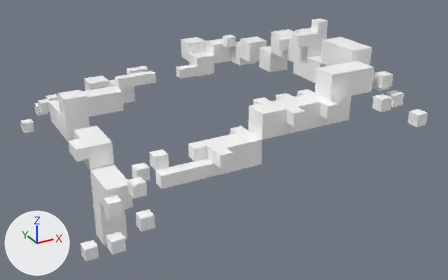
Two versions of the FBX model Assets/fbx/world_03/lvl_301/territorio3_lvl1_deco.fbx, one commit apart.
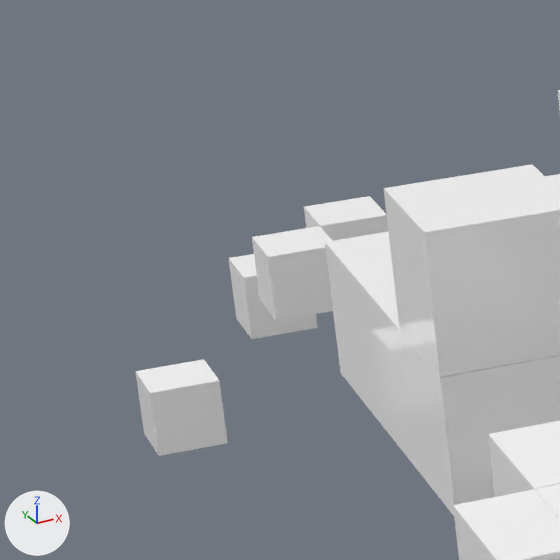
Each version appears first whole from a 50 mm lens placed at (-2.084, -3.719, 1.422), pointed at (-0.059, -0.038, -0.418), and next in a close-up on the part from 0% to 19% of the width and 23% to 53% of the height. The lights are fixed; the arrows at lower left show +X, +Y and +Z. Where no turn or scale is listed for an object, it has been applied to the vertices. Vertices at the same position are counted once.

The first close-up shows 'Territorio_3_1'.
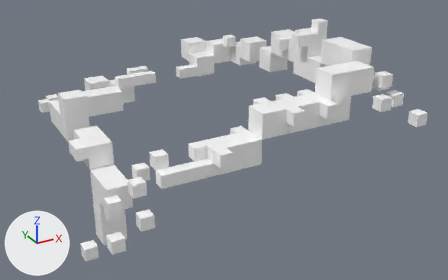
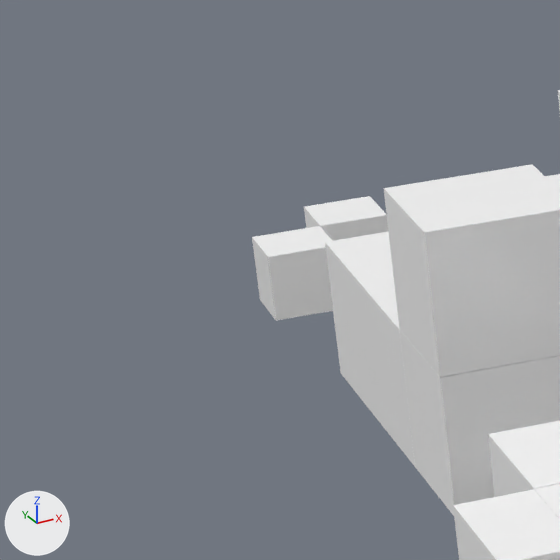
Pixel boxes (x1, y1, x2, y2) of what changed, in the close-ups (560 x 560 px):
'Territorio_3_1', reshaped
    before: (135, 90, 560, 560)
    after: (252, 90, 560, 560)
part 1 of me_mesh, deleted
    before: (135, 359, 228, 456)
part 2 of me_mesh, deleted
    before: (229, 254, 318, 339)

The change, as a list of edits to the scene's bpy script:
```text
Change me_mesh:
    where me_mesh.from_pydata(...)  # 604 vertices, 455 faces; spans x -1.3..0.87, y -1.07..1.35, z -0.9..0.41
    used by ob_territorio_3_1; location = (0.0, 0.0, 0.0)
    me_mesh part 1: the loose piece of 8 vertices spanning x -1.27..-1.19, y 1.11..1.19, z -0.54..-0.46 is deleted
    me_mesh part 2: the loose piece of 8 vertices spanning x -1.11..-1.03, y 1.27..1.35, z -0.48..-0.39 is deleted
```
